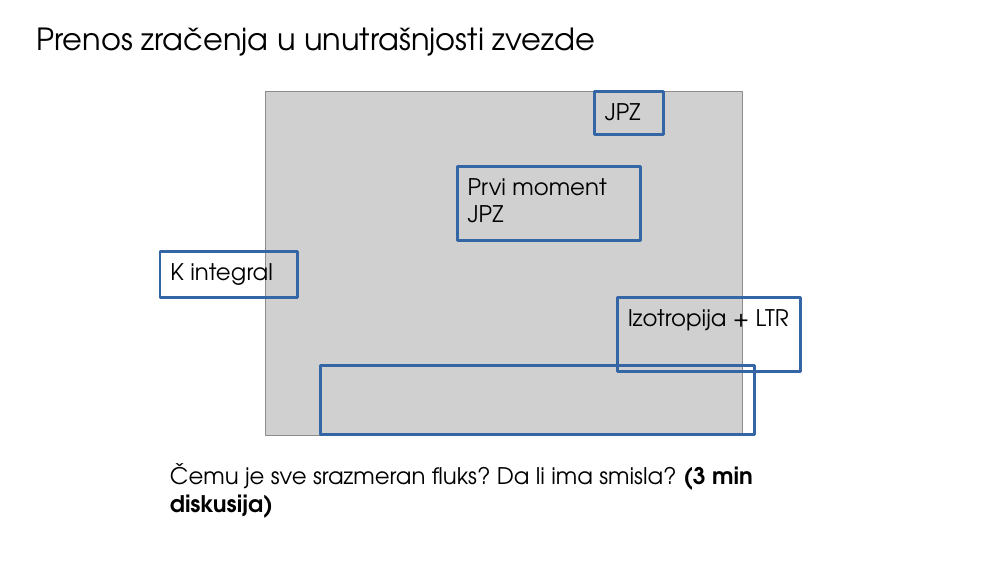
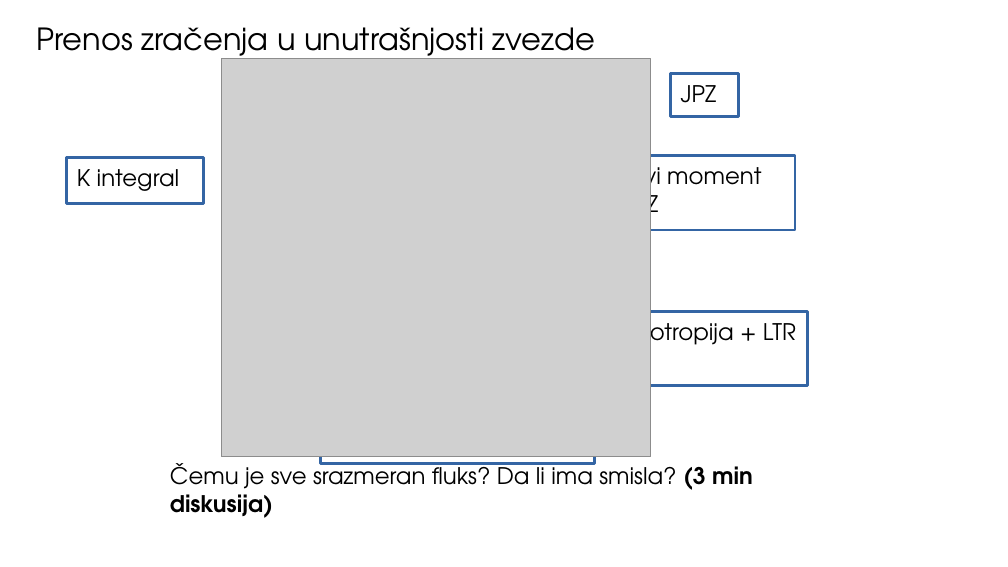
Before and after one commit to ivanzmilic/TZS_matf, a slide deck: slide 4 of Predavanja/Predavanje_06_Atmosfere_u_RZ.odp. Drawn at 1008x567 pixels with LibreOffice and Linux fonts; fonts in the diff are those of the drawing; grey boxes stand for pictures. Boxes give left, top, right and bottom in pixels: in the first picture for what was removed or moved away, otherwise in the second. Text is boxed around its words. In the diff, an @@ line names an element or a change of style, - is before the commit and + after.

```diff
--- a/Predavanja/Predavanje_06_Atmosfere_u_RZ.odp
+++ b/Predavanja/Predavanje_06_Atmosfere_u_RZ.odp
@@ picture: place and size @@
-picture at (266,91,743,435)
+picture at (221,59,651,456)
@@ rectangle "JPZ": place and size @@
-rectangle "JPZ" at (595,91,663,134)
+rectangle "JPZ" at (670,73,739,116)
@@ rectangle "K integral": place and size @@
-rectangle "K integral" at (160,252,297,297)
+rectangle "K integral" at (67,158,204,204)
@@ rectangle "Prvi moment JPZ": place and size @@
-rectangle "Prvi moment JPZ" at (457,166,640,241)
+rectangle "Prvi moment JPZ" at (612,155,795,230)
@@ rectangle "Izotropija + LTR": place and size @@
-rectangle "Izotropija + LTR" at (617,297,800,371)
+rectangle "Izotropija + LTR" at (625,312,808,386)
@@ rectangle: place and size @@
-rectangle at (320,366,755,434)
+rectangle at (320,366,595,463)
```
Also in this commit, not shown: 1 other slide changed, 1 other file.
